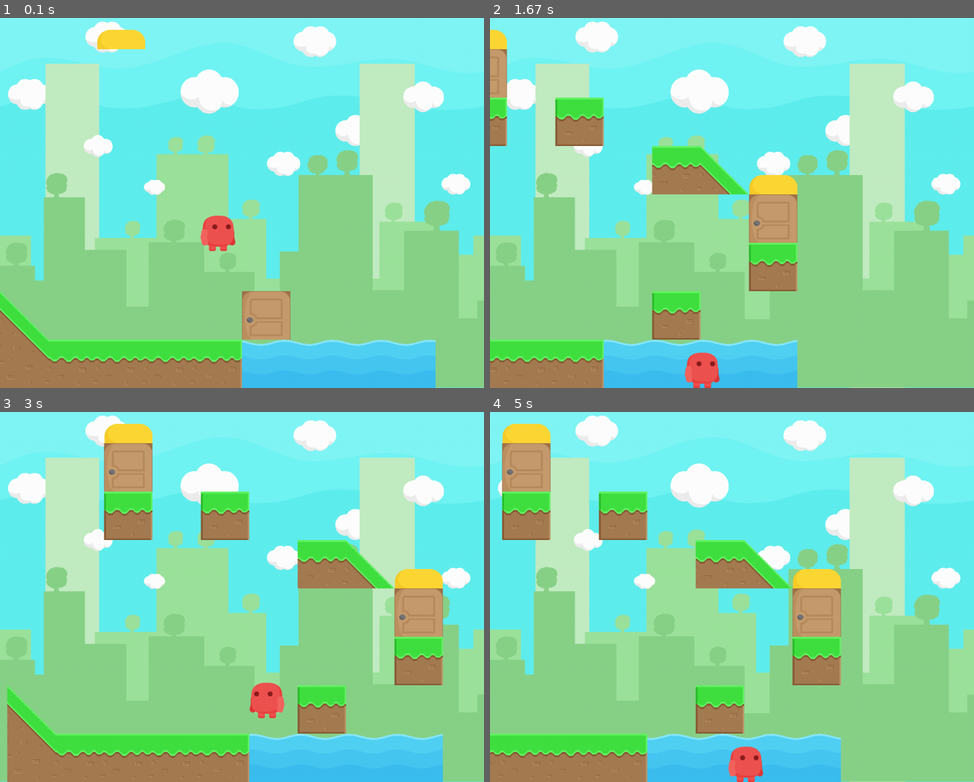
Above: before the commit, frames 1-4 (two rows, left to right).
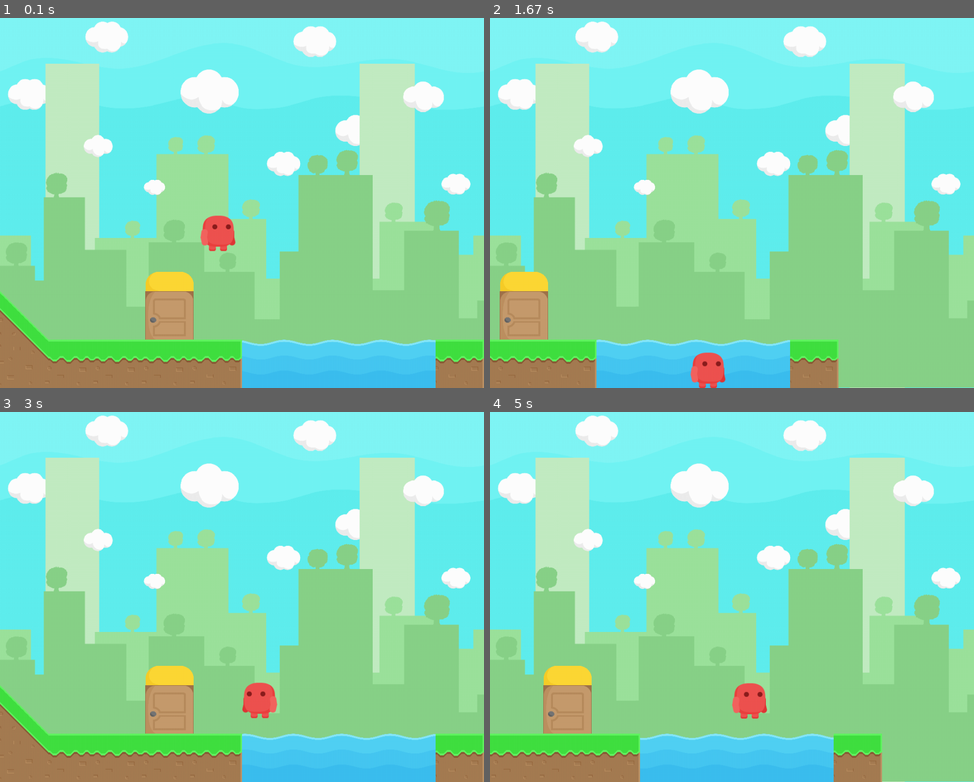
Above: after the commit, the same moments.

Repository: RogiVerakot/platformer-on-pygame
Game: pygame game, started from main.py
The game is run twice, just before and just after one commit, with the same random seed, the same clock (stepped at 60 frames per second) and the same inputs.
Inputs:
- Up to frame 1 (0.1 s): no input
- Up to frame 2 (1.67 s): hold Right 0.33-0.8 s; hold Up 0.83-1.13 s; hold Right 1.17-1.63 s
- Up to frame 3 (3 s): hold Left 1.67-2.2 s; hold Left 2.23-2.63 s; hold Up from 2.67 s (still down)
- Up to frame 4 (5 s): release Up at 3.03 s; hold Right 3.07-3.7 s; hold Left 3.73-4.2 s; hold Right 4.23-4.7 s; hold Up from 4.73 s (still down)

The runs differ from the first frame. In frame 1, 4.9% of the frame differs, in the area x 20-100%, y 3-100%; in frame 2, 13%; in frame 3, 16%, in the area x 0-100%, y 3-100%; in frame 4, 16%.

Commit message:
исправил некоторые баги № 2

Diff:
--- a/main.py
+++ b/main.py
@@ -1,7 +1,7 @@
 import pygame
 import os
 from player import Player
-from tiles import GrassMid, Grass, GrassRight, GrassHillRight, GrassHillRight2
+from tiles import GrassHillRight, GrassHillRight2
 from wave_animation import WaveAnimation
 import platforms
 
@@ -29,6 +29,13 @@
 ]
 
 wave_animations_2 = [
+    WaveAnimation((550, 750), width=100, height=100),
+    WaveAnimation((650, 750), width=100, height=100),
+    WaveAnimation((750, 750), width=100, height=100),
+    WaveAnimation((850, 750), width=100, height=100)
+]
+
+wave_animations_3 = [
     WaveAnimation((550, 750), width=100, height=100),
     WaveAnimation((650, 750), width=100, height=100),
     WaveAnimation((750, 750), width=100, height=100),
@@ -58,6 +65,9 @@
         player.speed_x = 0
 
 def update():
+
+    keys = pygame.key.get_pressed()
+
     # Получаем направление движения от игрока
     move_direction = player.update()
 
@@ -66,27 +76,45 @@
         if platforms.level == 0:
             for platform in platforms.platforms:
                 platform.rect.x += move_direction * 5  # 5 - скорость движения
+
+            for wave in wave_animations:
+                wave.rect.x += move_direction * 5
+
+            for door in platforms.doors:
+                door.rect.x += move_direction * 5  # 5 - скорость движения
+
+            for door in platforms.doors_2:
+                door.rect.x += move_direction * 5  # 5 - скорость движения
         elif platforms.level == 1:
             for platform in platforms.platforms_2:
                 platform.rect.x += move_direction * 5  # 5 - скорость движения
 
-        # Двигаем анимации волн тоже
-        if platforms.level == 0:
-            for wave in wave_animations:
-                wave.rect.x += move_direction * 5
-        elif platforms.level == 1:
             for wave in wave_animations_2:
                 wave.rect.x += move_direction * 5
-
-    if platforms.level == 0:
-        if move_direction != 0:
-            for door in platforms.doors:
+            for door in platforms.doors_3:
                 door.rect.x += move_direction * 5  # 5 - скорость движения
 
-    if platforms.level == 1:
-        if move_direction != 0:
-            for door in platforms.doors_2:
+        elif platforms.level == 2:
+            for platform in platforms.platforms_4:
+                platform.rect.x += move_direction * 5  # 5 - скорость движения
+
+            for wave in wave_animations_3:
+                wave.rect.x += move_direction * 5
+            for door in platforms.doors_4:
                 door.rect.x += move_direction * 5  # 5 - скорость движения
+    # if platforms.level == 0:
+    #     if move_direction != 0:
+    #         for door in platforms.doors:
+    #             door.rect.x += move_direction * 5  # 5 - скорость движения
+
+    #     if move_direction != 0:
+    #         for door in platforms.doors_2:
+    #             door.rect.x += move_direction * 5  # 5 - скорость движения
+    #
+    # if platforms.level == 1:
+    #     if move_direction != 0:
+    #         for door in platforms.doors_3:
+    #             door.rect.x += move_direction * 5  # 5 - скорость движения
 
 
     # Проверка коллизий (остаётся без изменений)
@@ -97,16 +125,29 @@
                 handle_collision(platform)
 
         for door in platforms.doors:
-            if player.rect.colliderect(door.rect):
+            if player.rect.colliderect(door.rect) and keys[pygame.K_SPACE]:
                 platforms.level = 1
+
+        for door in platforms.doors_2:
+            if player.rect.colliderect(door.rect) and keys[pygame.K_SPACE]:
+                platforms.level = 2
 
     elif platforms.level == 1:
         for platform in platforms.platforms_2:
             if player.rect.colliderect(platform.rect):
                 handle_collision(platform)
 
-        for door in platforms.doors_2:
-            if player.rect.colliderect(door.rect):
+        for door in platforms.doors_3:
+            if player.rect.colliderect(door.rect) and keys[pygame.K_SPACE]:
+                platforms.level = 0
+
+    elif platforms.level == 2:
+        for platform in platforms.platforms_4:
+            if player.rect.colliderect(platform.rect):
+                handle_collision(platform)
+
+        for door in platforms.doors_4:
+            if player.rect.colliderect(door.rect) and keys[pygame.K_SPACE]:
                 platforms.level = 0
 
     # Границы экрана (теперь проверяем, чтобы игрок не уходил за пределы)
@@ -118,7 +159,11 @@
         for wave in wave_animations:
             wave.update()
     elif platforms.level == 1:
-        for wave in wave_animations:
+        for wave in wave_animations_2:
+            wave.update()
+
+    elif platforms.level == 2:
+        for wave in wave_animations_3:
             wave.update()
 
 def handle_collision(platform):
@@ -214,18 +259,38 @@
             if 0 <= door.rect.y <= HEIGHT:
                 screen.blit(door.image, door.rect)
 
+        for door in platforms.doors_2:
+            if 0 <= door.rect.y <= HEIGHT:
+                screen.blit(door.image, door.rect)
+
     elif platforms.level == 1:
         for platform in platforms.platforms_2:
             if 0 <= platform.rect.y <= HEIGHT:
                 screen.blit(platform.image, platform.rect)
 
-        for door in platforms.doors_2:
+        for door in platforms.doors_3:
             if 0 <= door.rect.y <= HEIGHT:
                 screen.blit(door.image, door.rect)
 
-
-    for wave in wave_animations:
-        wave.draw(screen)
+    elif platforms.level == 2:
+        for platform in platforms.platforms_4:
+            if 0 <= platform.rect.y <= HEIGHT:
+                screen.blit(platform.image, platform.rect)
+
+        for door in platforms.doors_4:
+            if 0 <= door.rect.y <= HEIGHT:
+                screen.blit(door.image, door.rect)
+
+    if platforms.level == 0:
+        for wave in wave_animations:
+            wave.draw(screen)
+    elif platforms.level == 1:
+        for wave in wave_animations_2:
+            wave.draw(screen)
+
+    elif platforms.level == 2:
+        for wave in wave_animations_3:
+            wave.draw(screen)
 
     screen.blit(player.image, player.rect)
     pygame.display.flip()
--- a/platforms.py
+++ b/platforms.py
@@ -3,19 +3,21 @@
 level = 1
 
 platforms = [
-        GrassMid(150, 800),
-        GrassMid(250, 800),
-        GrassMid(350, 800),
-        Grass(250, 300),
-        Grass(450, 300),
-        Grass(650, 700),
-        Grass(850, 600),
-        GrassHillRight(700, 400),
-        GrassMid(650, 400),
-        GrassRight(450, 800),
-        GrassHillRight(0, 700),
-        GrassHillRight2(50, 800)
-    ]
+    GrassMid(150, 800),
+    GrassMid(250, 800),
+    GrassMid(350, 800),
+    Grass(250, 300),
+    Grass(450, 300),
+    Grass(650, 700),
+    Grass(850, 600),
+    GrassHillRight(700, 400),
+    GrassMid(650, 400),
+    GrassRight(450, 800),
+    GrassHillRight(0, 700),
+    GrassHillRight2(50, 800),
+    GrassRight(950, 800),
+
+]
 
 platforms_2 = [
     GrassMid(150, 800),
@@ -29,13 +31,31 @@
     # GrassMid(650, 400),
     GrassRight(450, 800),
     GrassHillRight(0, 700),
-    GrassHillRight2(50, 800)
+    GrassHillRight2(50, 800),
+    GrassRight(950, 800),
+
+]
+
+platforms_4 = [
+    GrassMid(150, 800),
+    GrassMid(250, 800),
+    GrassMid(350, 800),
+    # Grass(250, 300),
+    # Grass(450, 300),
+    # Grass(650, 700),
+    # Grass(850, 600),
+    # GrassHillRight(700, 400),
+    # GrassMid(650, 400),
+    GrassRight(450, 800),
+    # GrassHillRight(0, 700),
+    # GrassHillRight2(50, 800),
+    GrassRight(950, 800),
+
 ]
 
 doors = [
     # Door(450, 700),
     # Door(250, 700),
-    Door(250, 200),
     # Door(450, 200),
     # Door(650, 300),
     # Door(650, 600),
@@ -49,15 +69,24 @@
     # Door_2(),
     # Door_3(450, 659),
     # Door_3(250, 659),
-    Door_3(250, 159),
     # Door_3(450, 159),
     # Door_3(650, 259),
     # Door_3(650, 559),
     Door_3(850, 459),
 
 ]
+doors_2 = [
+    Door(250, 200),
+    Door_3(250, 159),
 
-doors_2 = [
-    Door(550, 700),
-    Door_3(250, 159)
 ]
+
+doors_3 = [
+    Door(350, 700),
+    Door_3(350, 659)
+]
+
+doors_4 = [
+    Door(950, 700),
+    Door_3(950, 659)
+]
